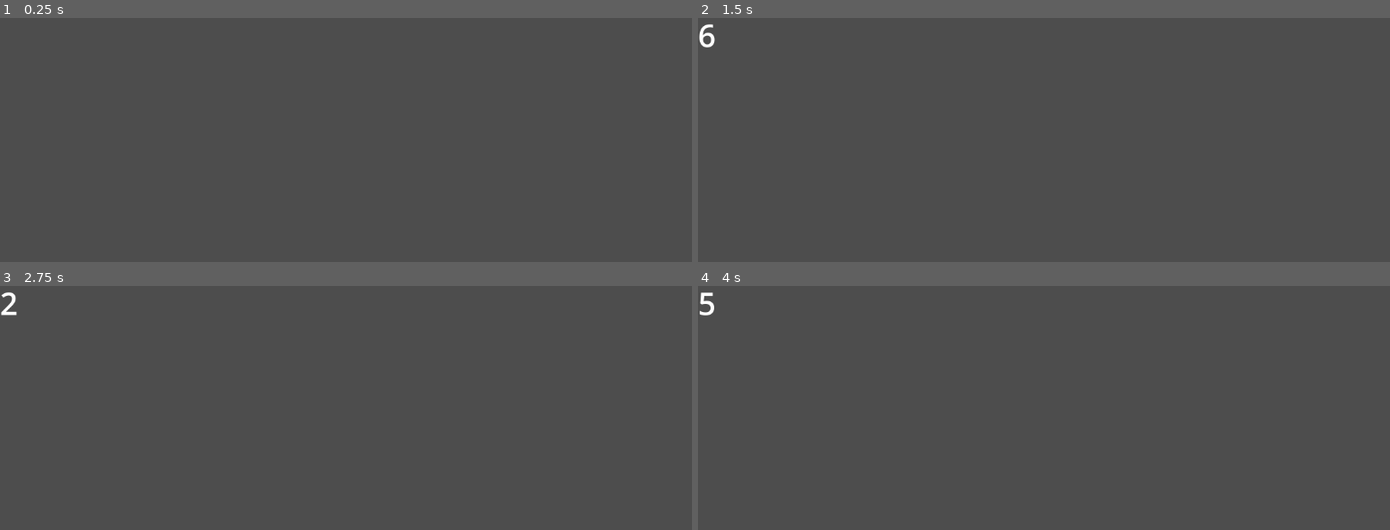
Above: before the commit, frames 1-4 (two rows, left to right).
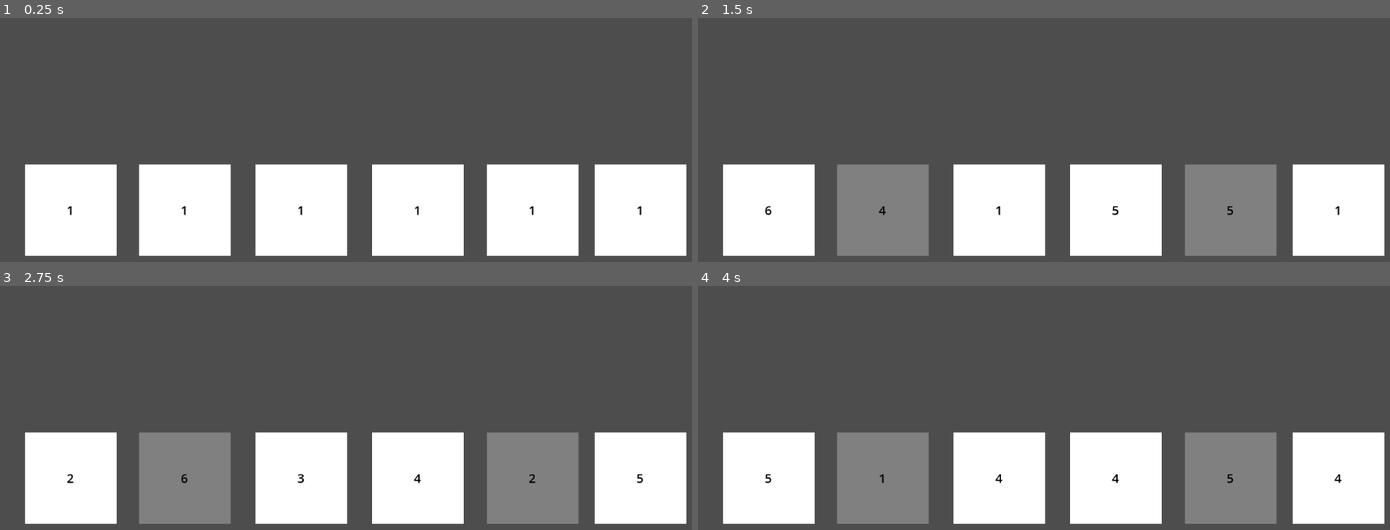
Above: after the commit, the same moments.

Repository: SvenMokveldje/Dertigen-Game
Game: Godot game, scene res://Scenes/main.tscn
Two runs of this game, one before a commit and one after it. Both use one fixed random seed, a clock stepped at 60 frames per second and the inputs below. Before the commit the project starts from res://die.tscn.
Inputs (mouse positions are in pixels of both pictures, inside the frame that each line leads up to):
- Up to frame 1 (0.25 s): no input
- Up to frame 2 (1.5 s): tap Enter at 0.5 s; move the mouse to (1217, 193) at 0.52 s; click (1217, 193) at 0.6 s; tap Space at 1.25 s; move the mouse to (912, 235) at 1.27 s; click (912, 235) at 1.35 s
- Up to frame 3 (2.75 s): tap Enter at 2 s; move the mouse to (429, 393) at 2.02 s; click (429, 393) at 2.1 s
- Up to frame 4 (4 s): tap Space at 2.75 s; move the mouse to (outside the picture) at 2.77 s; click (outside the picture) at 2.85 s; tap Enter at 3.5 s; move the mouse to (outside the picture) at 3.52 s; click (outside the picture) at 3.6 s

The runs differ from the first frame. In frame 1, 30% of the frame differs, in the area x 3-100%, y 59-98%; in frame 2, 30%, in the area x 0-100%, y 2-98%; in frame 3, 30%; in frame 4, 30%.

Commit message:
feat: die-selection

Diff:
--- a/DieLogic.gd
+++ b/DieLogic.gd
@@ -1,11 +1,13 @@
 extends Node2D
 
 var currentNum = 1
-@onready var dieText =  $DieNumber
+var selected = false
+@onready var dieText =  $Control/Label
+@onready var dieBackground = $Control/ColorRect
 
 # Called when the node enters the scene tree for the first time.
 func _ready() -> void:
-	pass # Replace with function body.
+	dieText.text = str(currentNum)
 
 
 # Called every frame. 'delta' is the elapsed time since the previous frame.
@@ -13,3 +15,11 @@
 	if Input.is_action_just_pressed("click"):
 		currentNum = randi() % 6 + 1
 		dieText.text = str(currentNum)
+
+func _on_control_die_selected(value: Variant) -> void:
+	selected = value
+
+	if selected:
+		dieBackground.color = Color.WEB_GRAY
+	elif !selected:
+		dieBackground.color = Color.WHITE_SMOKE
--- /dev/null
+++ b/Scenes/DieUIControl.gd
@@ -0,0 +1,25 @@
+extends Control
+
+signal dieSelected(value)
+var selected = false
+@onready var background = $ColorRect
+
+# Called when the node enters the scene tree for the first time.
+func _ready() -> void:
+	pass # Replace with function body.
+
+
+# Called every frame. 'delta' is the elapsed time since the previous frame.
+func _process(delta: float) -> void:
+	pass
+
+func _input(event: InputEvent) -> void:
+	if event is InputEventMouseButton and event.pressed and event.button_index == MOUSE_BUTTON_LEFT:
+		var bounds = Rect2(background.global_position, background.size)
+		if bounds.has_point(event.position):
+			match selected:
+				true:
+					selected = false
+				false:
+					selected = true
+			dieSelected.emit(selected)
--- /dev/null
+++ b/Scenes/MainLogic.gd
@@ -0,0 +1,11 @@
+extends Node2D
+
+
+# Called when the node enters the scene tree for the first time.
+func _ready() -> void:
+	pass # Replace with function body.
+
+
+# Called every frame. 'delta' is the elapsed time since the previous frame.
+func _process(delta: float) -> void:
+	pass
--- /dev/null
+++ b/Scenes/die.tscn
@@ -0,0 +1,45 @@
+[gd_scene load_steps=3 format=3 uid="uid://dh3l6pq78qylp"]
+
+[ext_resource type="Script" path="res://DieLogic.gd" id="1_2fgl7"]
+[ext_resource type="Script" path="res://Scenes/DieUIControl.gd" id="2_ofqs3"]
+
+[node name="Die" type="Node2D"]
+script = ExtResource("1_2fgl7")
+
+[node name="Control" type="Control" parent="."]
+layout_mode = 3
+anchors_preset = 8
+anchor_left = 0.5
+anchor_top = 0.5
+anchor_right = 0.5
+anchor_bottom = 0.5
+offset_left = -73.5
+offset_top = -73.5
+offset_right = 73.5
+offset_bottom = 73.5
+grow_horizontal = 2
+grow_vertical = 2
+script = ExtResource("2_ofqs3")
+
+[node name="Label" type="Label" parent="Control"]
+layout_mode = 1
+anchors_preset = 15
+anchor_right = 1.0
+anchor_bottom = 1.0
+grow_horizontal = 2
+grow_vertical = 2
+theme_override_colors/font_color = Color(0, 0, 0, 1)
+theme_override_font_sizes/font_size = 20
+horizontal_alignment = 1
+vertical_alignment = 1
+
+[node name="ColorRect" type="ColorRect" parent="Control"]
+z_index = -1
+layout_mode = 1
+anchors_preset = 15
+anchor_right = 1.0
+anchor_bottom = 1.0
+grow_horizontal = 2
+grow_vertical = 2
+
+[connection signal="dieSelected" from="Control" to="." method="_on_control_die_selected"]
--- /dev/null
+++ b/Scenes/main.tscn
@@ -0,0 +1,25 @@
+[gd_scene load_steps=3 format=3 uid="uid://byx8juuxp6cbw"]
+
+[ext_resource type="Script" path="res://Scenes/MainLogic.gd" id="1_7p62h"]
+[ext_resource type="PackedScene" uid="uid://dh3l6pq78qylp" path="res://Scenes/die.tscn" id="1_ikj4i"]
+
+[node name="Main" type="Node2D"]
+script = ExtResource("1_7p62h")
+
+[node name="Die" parent="." instance=ExtResource("1_ikj4i")]
+position = Vector2(113, 316)
+
+[node name="Die2" parent="." instance=ExtResource("1_ikj4i")]
+position = Vector2(296, 316)
+
+[node name="Die3" parent="." instance=ExtResource("1_ikj4i")]
+position = Vector2(483, 316)
+
+[node name="Die4" parent="." instance=ExtResource("1_ikj4i")]
+position = Vector2(670, 316)
+
+[node name="Die5" parent="." instance=ExtResource("1_ikj4i")]
+position = Vector2(854, 316)
+
+[node name="Die6" parent="." instance=ExtResource("1_ikj4i")]
+position = Vector2(1027, 316)
--- a/die.tscn
+++ /dev/null
@@ -1,11 +0,0 @@
-[gd_scene load_steps=2 format=3 uid="uid://dh3l6pq78qylp"]
-
-[ext_resource type="Script" path="res://DieLogic.gd" id="1_2fgl7"]
-
-[node name="Die" type="Node2D"]
-script = ExtResource("1_2fgl7")
-
-[node name="DieNumber" type="RichTextLabel" parent="."]
-offset_right = 148.0
-offset_bottom = 148.0
-theme_override_font_sizes/normal_font_size = 50
--- a/project.godot
+++ b/project.godot
@@ -11,7 +11,7 @@
 [application]
 
 config/name="Dertigen-Game"
-run/main_scene="res://die.tscn"
+run/main_scene="res://Scenes/main.tscn"
 config/features=PackedStringArray("4.3", "Mobile")
 config/icon="res://icon.svg"
 
